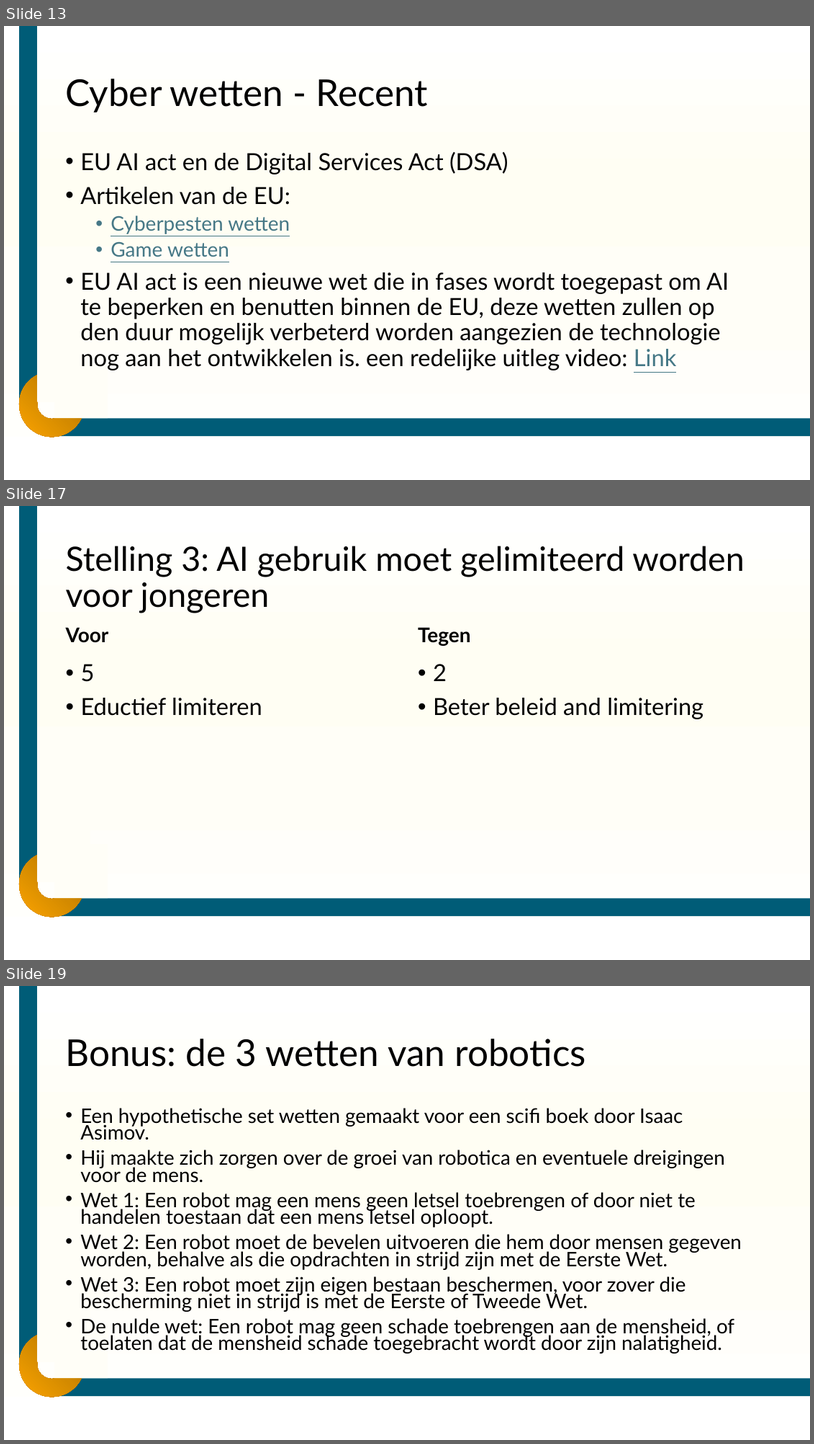
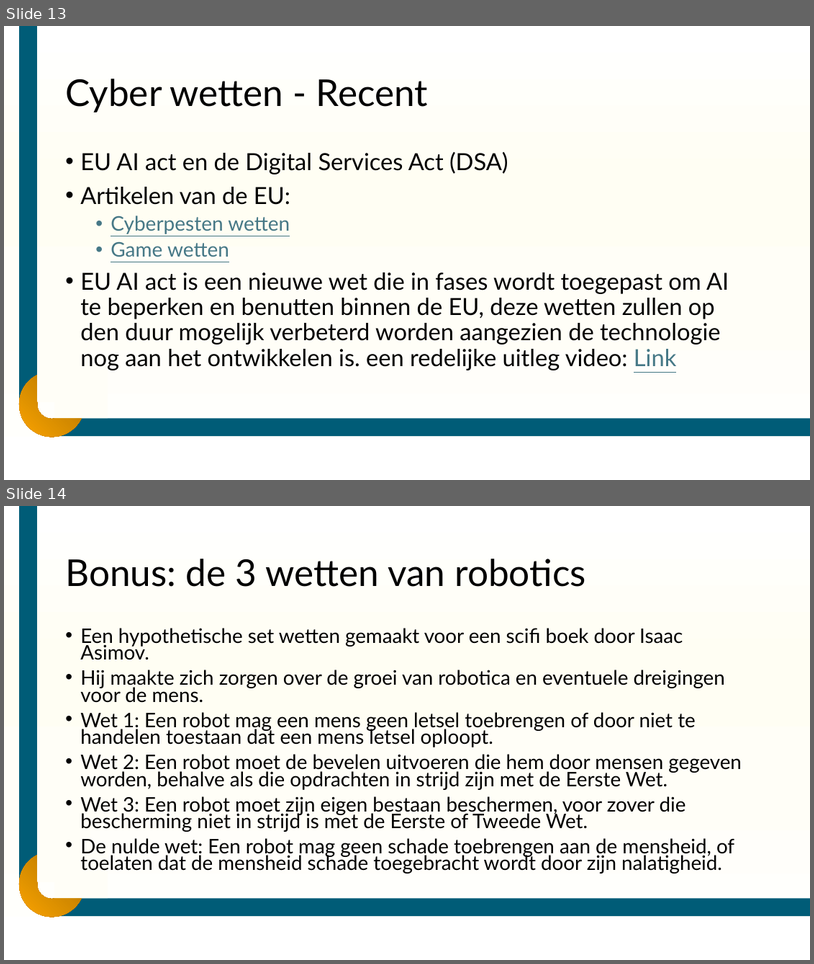
Before and after one commit to DummyMeneer/Cyber-Security, a slide deck: Lesmateriaal/Slides/Cysec – les 3 - Internationale en europese wetten.pptx. Shown one above the other, each under a label of ours: slides 13, 17 and 19 before the commit, slides 13 and 14 after it; the slides between them are not shown. The pictures are 814x1444 and 814x964 pixels, drawn with LibreOffice and Linux fonts; fonts in the diff are those of the drawing; background and template pictures are left out. Boxes give left, top, right and bottom in pixels: in the first picture for what was removed or moved away, otherwise in the second. Text is boxed around its words. In the diff, an @@ line names an element or a change of style, - is before the commit and + after.

```diff
--- a/Lesmateriaal/Slides/Cysec – les 3 - Internationale en europese wetten.pptx
+++ b/Lesmateriaal/Slides/Cysec – les 3 - Internationale en europese wetten.pptx
@@ slide 17 removed at (4,506,810,960), background gradient #FFFFFF to #FFFEF3 to #FFFEF7; not listed: 5 template elements that a slide beside it also shows @@
@@ title removed at (66,546,745,613) @@
-Stelling 3: AI gebruik moet gelimiteerd worden voor jongeren
@@ text removed at (66,590,133,608) @@
-Voor
@@ text removed at (418,627,471,646) @@
-Tegen
@@ text removed at (81,664,262,716) @@
-• 5
-• Eductief limiteren
@@ text removed at (433,664,704,719) @@
-• 2
-• Beter beleid and limitering
@@ what was slide 19 is now slide 14 @@
```
Also in this commit, not shown: 1 slide changed, 4 other slides removed, 12 other files.
